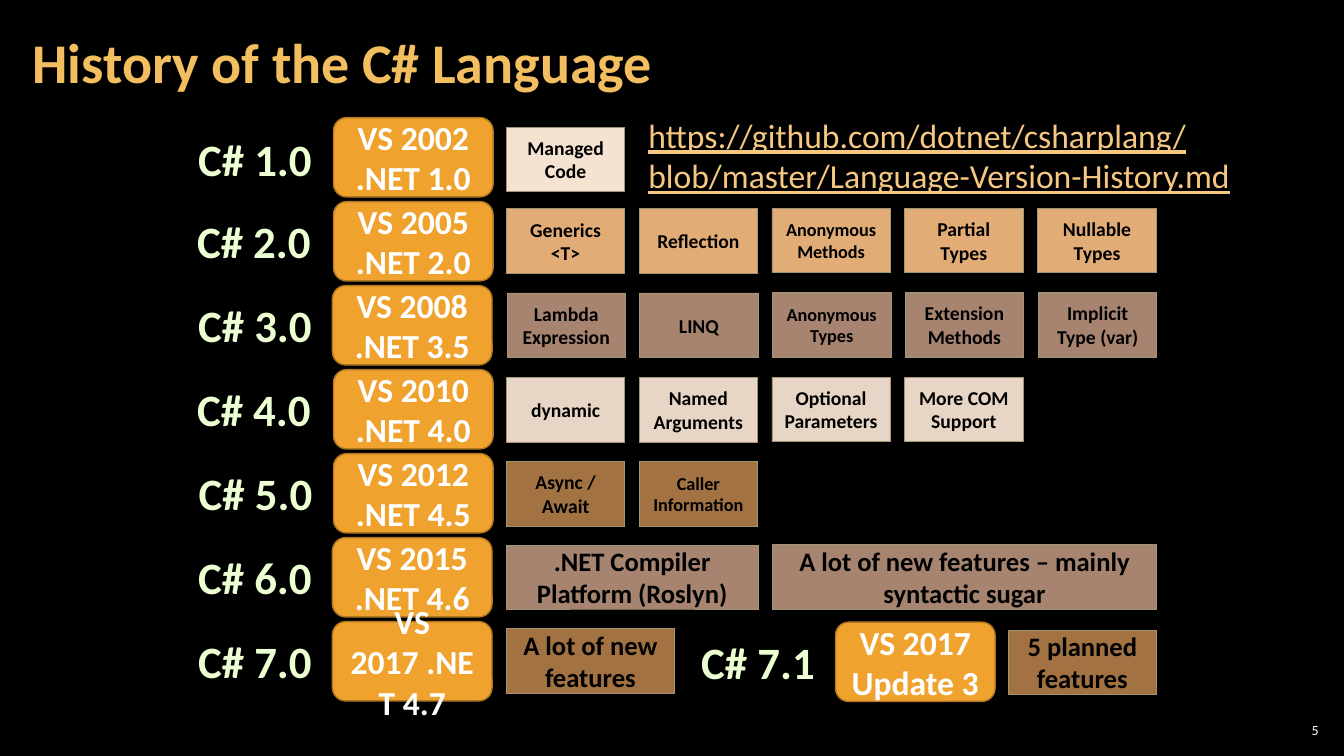
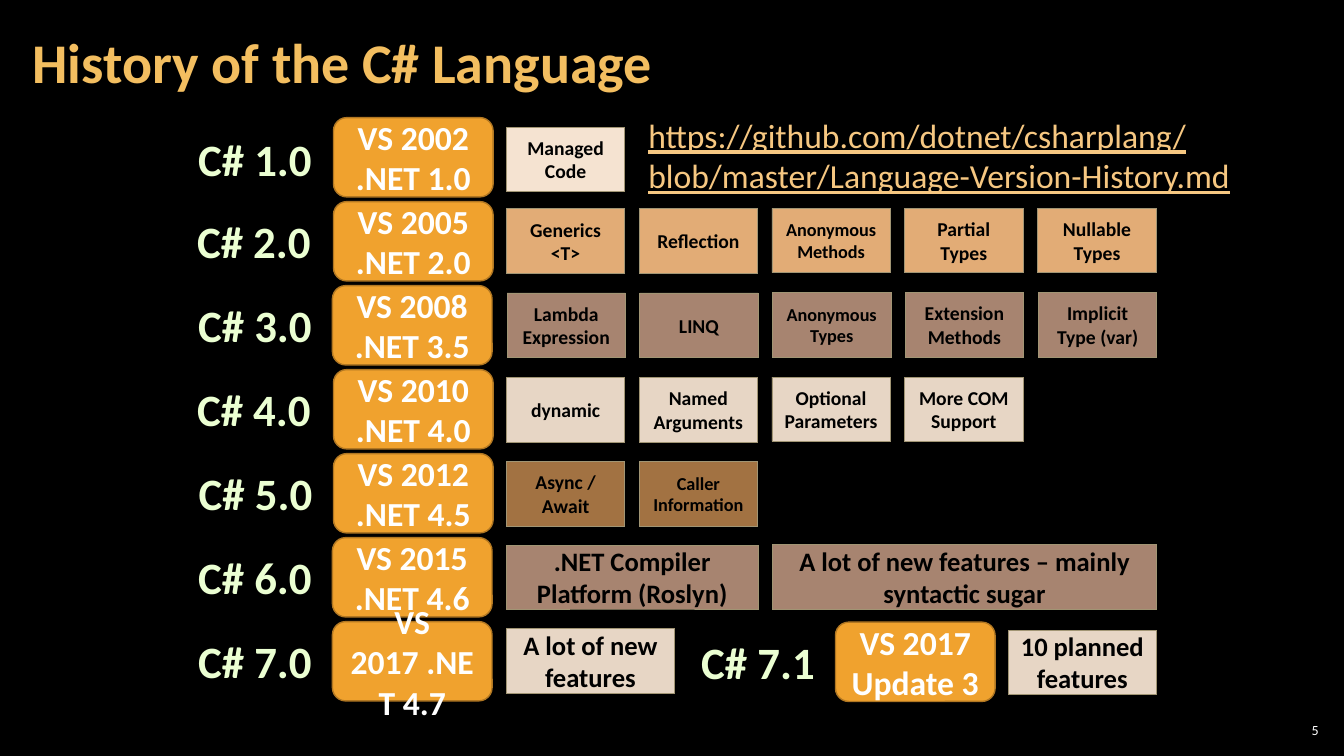
Before and after one commit to NikolayIT/CSharp-New-Features, a slide deck: slide 5 of docs/What is new in CSharp 6.0 and 7.0.pptx. Drawn at 1344x756 pixels with LibreOffice and Linux fonts; fonts in the diff are those of the drawing; background and template pictures are left out. Boxes give left, top, right and bottom in pixels: in the first picture for what was removed or moved away, otherwise in the second. Text is boxed around its words. In the diff, an @@ line names an element or a change of style, - is before the commit and + after.

```diff
--- a/docs/What is new in CSharp 6.0 and 7.0.pptx
+++ b/docs/What is new in CSharp 6.0 and 7.0.pptx
@@ rectangle "A lot of new features" at bbox=[506, 629, 675, 694]: fill #A27242 to #E7D6C5 @@
@@ rectangle "10 planned features" at bbox=[1008, 630, 1156, 695]: fill #A27242 to #E7D6C5 @@
@@ text in rectangle at bbox=[1021, 637, 1144, 695]: text changed @@
-5 planned features
+10 planned features
```
Also in this commit, not shown: 4 other slides changed, 4 slides added.
